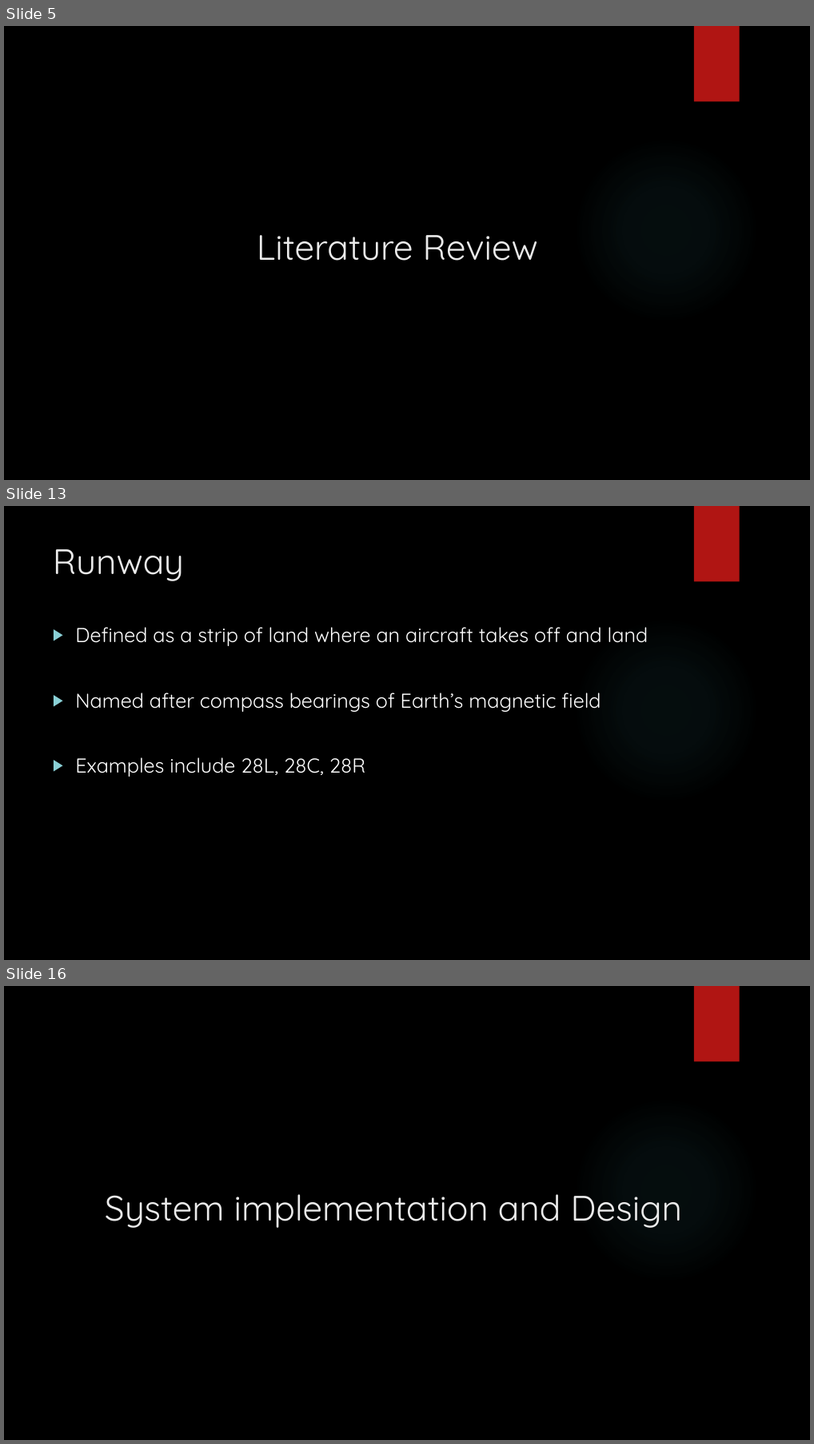
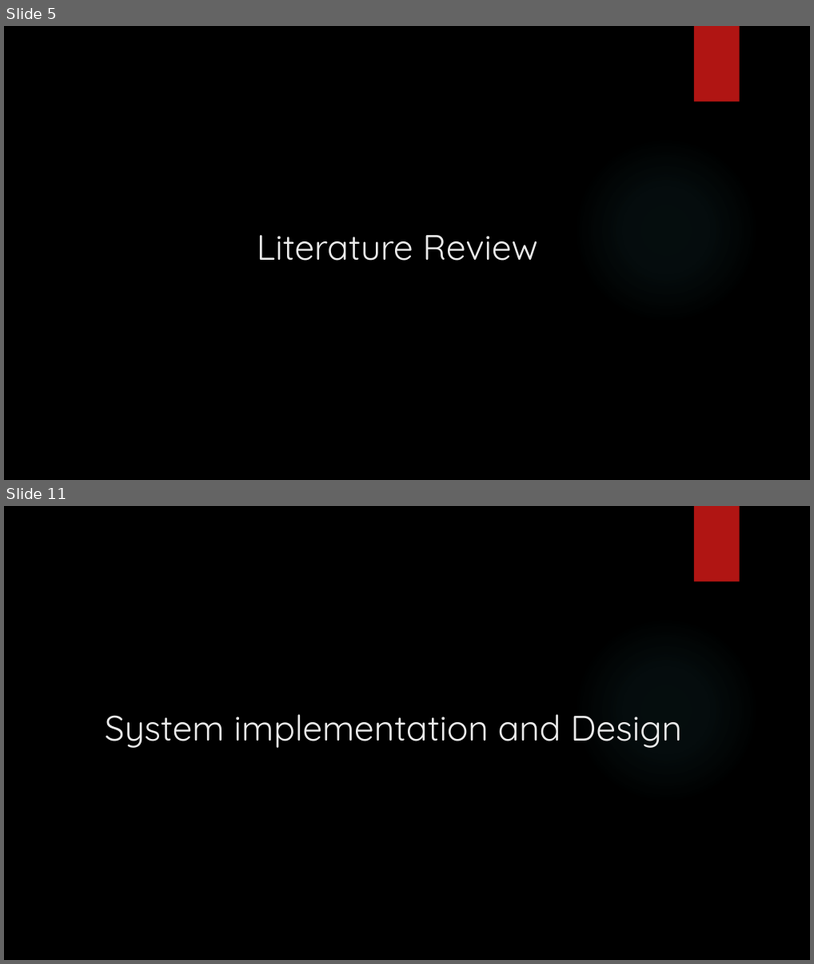
Before and after one commit to andyngchinkuan/atc-fyp, a slide deck: misc/reading-materials/Keyword and Named Entity Recognition on Air Traffic.pptx. Shown one above the other, each under a label of ours: slides 5, 13 and 16 before the commit, slides 5 and 11 after it; the slides between them are not shown. The pictures are 814x1444 and 814x964 pixels, drawn with LibreOffice and Linux fonts; fonts in the diff are those of the drawing; background and template pictures are left out. Boxes give left, top, right and bottom in pixels: in the first picture for what was removed or moved away, otherwise in the second. Text is boxed around its words. In the diff, an @@ line names an element or a change of style, - is before the commit and + after.

```diff
--- a/misc/reading-materials/Keyword and Named Entity Recognition on Air Traffic.pptx
+++ b/misc/reading-materials/Keyword and Named Entity Recognition on Air Traffic.pptx
@@ slide 13 removed at [4,506,810,960], background picture (left out); not listed: 2 template elements that a slide beside it also shows @@
@@ title removed at [53,549,184,581] @@
-Runway
@@ text removed at [75,627,649,776] @@
-▶ Defined as a strip of land where an aircraft takes off and land
-▶ Named after compass bearings of Earth’s magnetic field
-▶ Examples include 28L, 28C, 28R
@@ what was slide 16 is now slide 11 @@
```
Also in this commit, not shown: 6 slides changed, 4 other slides removed.
